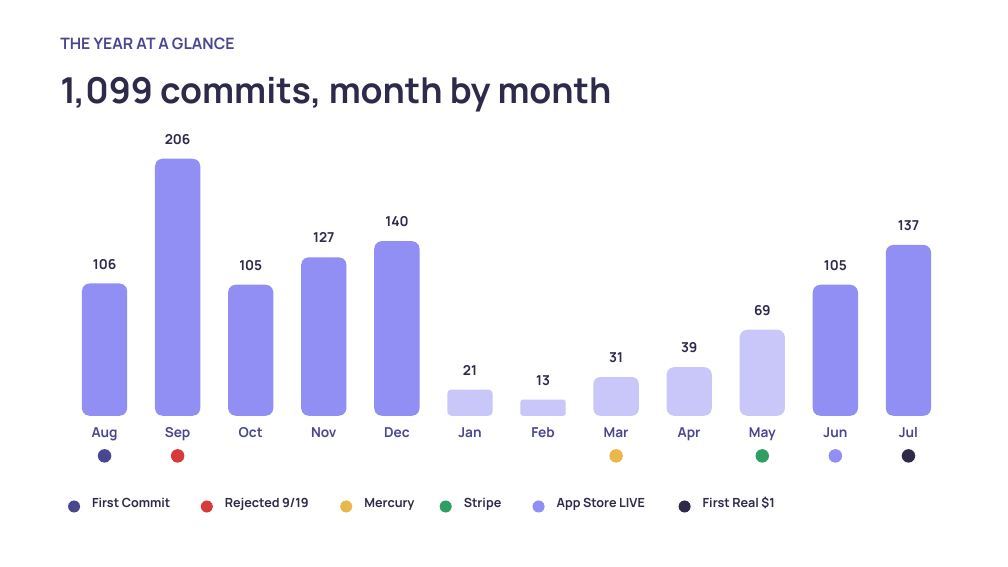
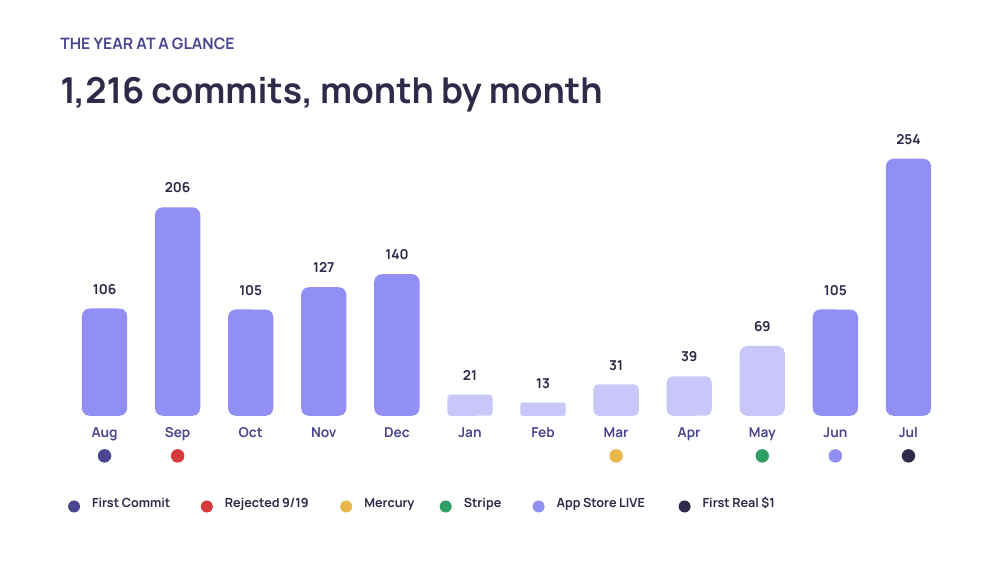
Before and after one commit to Dime-Time/Dime-Time-Technologies, a slide deck: slide 3 of attached_assets/timeline-deck-slides/dime-time-timeline-deck.pptx. Drawn at 1008x567 pixels with LibreOffice and Linux fonts; fonts in the diff are those of the drawing. Boxes give left, top, right and bottom in pixels: in the first picture for what was removed or moved away, otherwise in the second. Text is boxed around its words. In the diff, an @@ line names an element or a change of style, - is before the commit and + after.

```diff
--- a/attached_assets/timeline-deck-slides/dime-time-timeline-deck.pptx
+++ b/attached_assets/timeline-deck-slides/dime-time-timeline-deck.pptx
@@ text at (60, 76, 603, 112): text changed @@
-1,099 commits, month by month
+1,216 commits, month by month
@@ text at (896, 134, 920, 144): text changed @@
-137
+254
@@ text "206": place and size @@
-text "206" at (165, 134, 191, 144)
+text "206" at (165, 182, 191, 192)
@@ rounded rectangle: place and size @@
-rounded rectangle at (886, 245, 932, 416)
+rounded rectangle at (886, 159, 932, 416)
@@ rounded rectangle: place and size @@
-rounded rectangle at (155, 159, 200, 416)
+rounded rectangle at (155, 207, 200, 416)
@@ text "127": place and size @@
-text "127" at (313, 232, 334, 242)
+text "127" at (313, 262, 334, 272)
@@ text "140": place and size @@
-text "140" at (385, 216, 408, 226)
+text "140" at (385, 249, 408, 259)
@@ 3 texts: place and size @@
-3 texts at (93, 259, 847, 270)
+3 texts at (93, 284, 847, 295)
@@ rounded rectangle: place and size @@
-rounded rectangle at (301, 257, 346, 416)
+rounded rectangle at (301, 287, 346, 416)
@@ rounded rectangle: place and size @@
-rounded rectangle at (374, 241, 420, 416)
+rounded rectangle at (374, 274, 420, 416)
@@ rounded rectangle: place and size @@
-rounded rectangle at (82, 284, 127, 416)
+rounded rectangle at (82, 309, 127, 416)
@@ rounded rectangle: place and size @@
-rounded rectangle at (228, 285, 274, 416)
+rounded rectangle at (228, 309, 274, 416)
@@ text "69": place and size @@
-text "69" at (754, 305, 771, 315)
+text "69" at (754, 321, 771, 331)
@@ rounded rectangle: place and size @@
-rounded rectangle at (813, 285, 858, 416)
+rounded rectangle at (813, 309, 858, 416)
@@ text "31": place and size @@
-text "31" at (609, 352, 623, 362)
+text "31" at (609, 360, 623, 370)
@@ text "39": place and size @@
-text "39" at (681, 342, 697, 352)
+text "39" at (681, 351, 697, 361)
@@ rounded rectangle: place and size @@
-rounded rectangle at (740, 330, 785, 416)
+rounded rectangle at (740, 346, 785, 416)
@@ text "21": place and size @@
-text "21" at (463, 365, 477, 375)
+text "21" at (463, 370, 477, 380)
@@ rounded rectangle: place and size @@
-rounded rectangle at (594, 377, 639, 416)
+rounded rectangle at (594, 385, 639, 416)
@@ rounded rectangle: place and size @@
-rounded rectangle at (667, 368, 712, 416)
+rounded rectangle at (667, 377, 712, 416)
@@ rounded rectangle: place and size @@
-rounded rectangle at (448, 389, 493, 416)
+rounded rectangle at (448, 395, 493, 416)
```
Also in this commit, not shown: 4 other slides changed, 11 other files.
